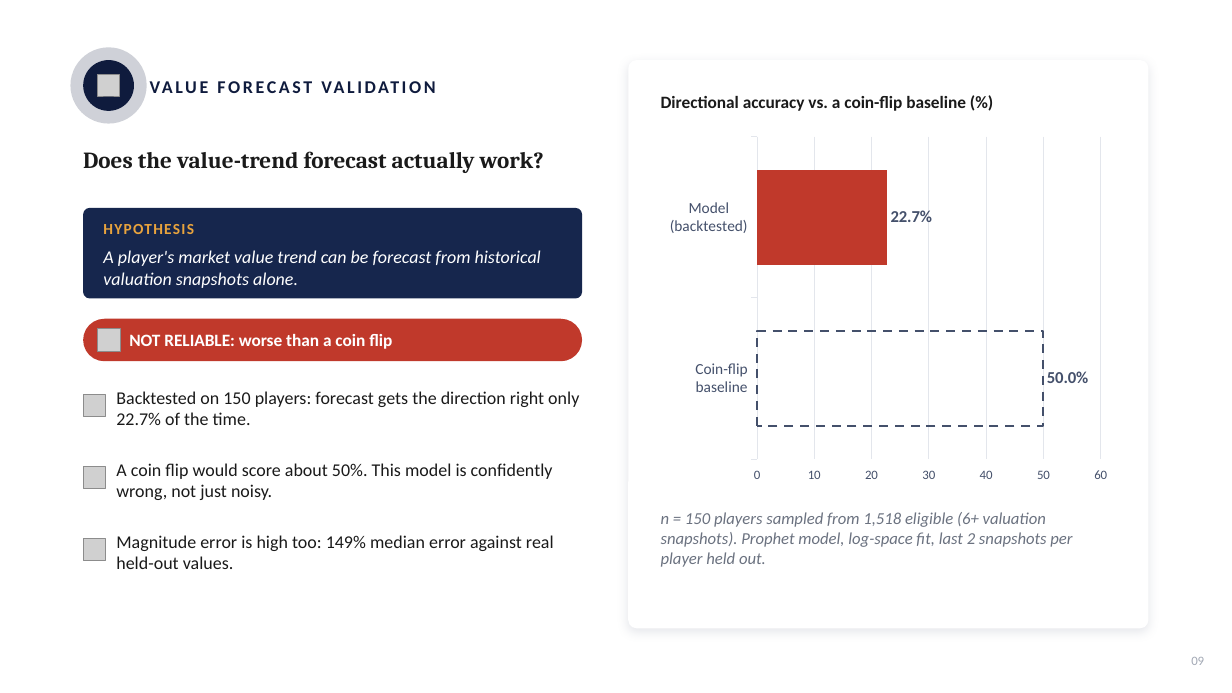
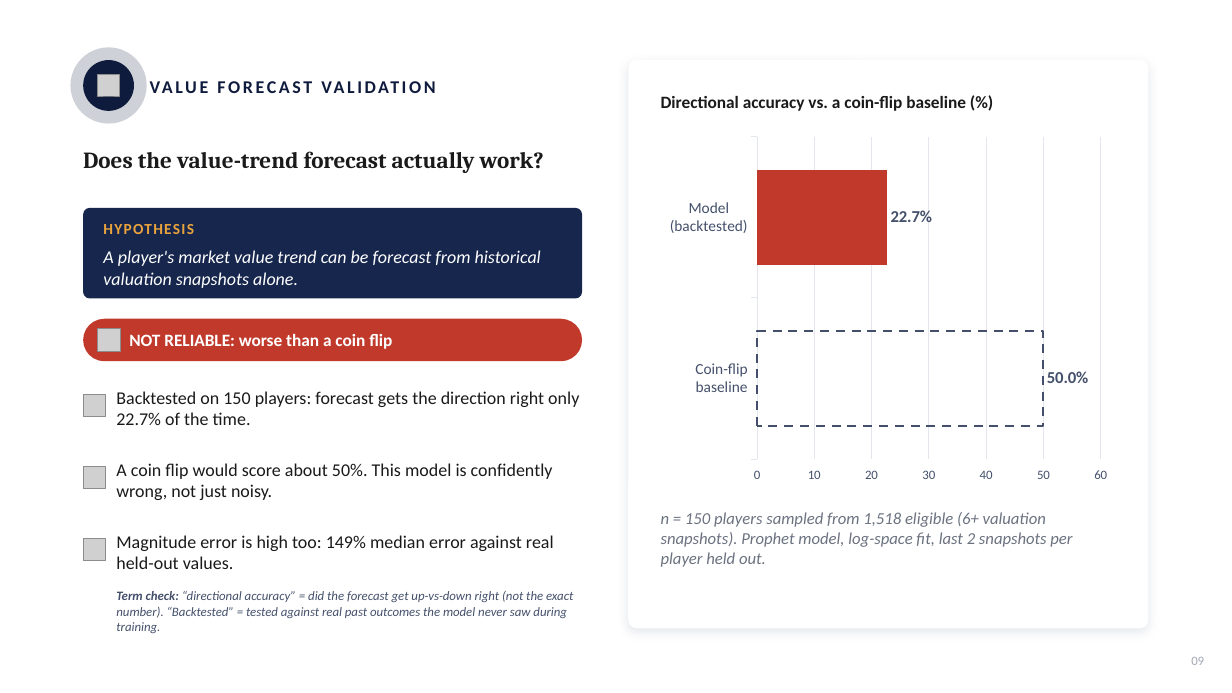
Before and after one commit to Simba90m/capstone_project_worth_the_investment_PL, a slide deck: slide 9 of Worth_the_Investment_Capstone_Skeleton_Final.pptx. Drawn at 1232x693 pixels with LibreOffice and Linux fonts; fonts in the diff are those of the drawing; grey boxes stand for pictures. Boxes give left, top, right and bottom in pixels: in the first picture for what was removed or moved away, otherwise in the second. Text is boxed around its words. In the diff, an @@ line names an element or a change of style, - is before the commit and + after.

Commit message:
Add football-term and unit captions to final deck for a non-football audience

```diff
--- a/Worth_the_Investment_Capstone_Skeleton_Final.pptx
+++ b/Worth_the_Investment_Capstone_Skeleton_Final.pptx
@@ text added at (116,591,573,633), 10 pt, text #44506B, italic @@
+Term check: “directional accuracy” = did the forecast get up-vs-down right (not the exact number). “Backtested” = tested against real past outcomes the model never saw during training.
```
Also in this commit, not shown: 4 other slides changed.
